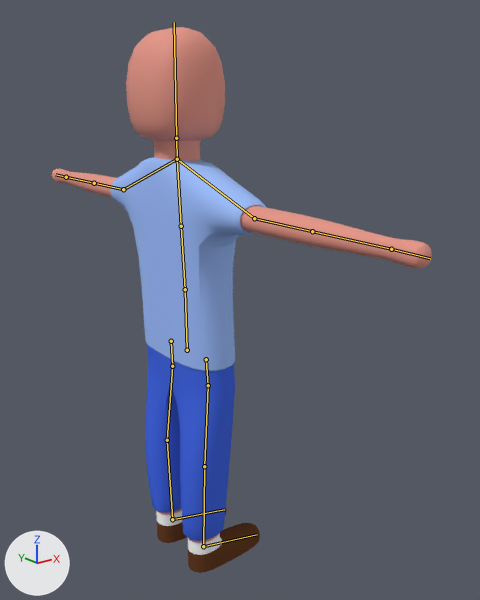
A saved change to the Blender file Assets/Blender projects/PlayerModel.blend.
Both versions are drawn from a 50 mm camera at (-17.9, -27.2, 25.1) aimed at (3.9, 0.1, 14.2). Arrows for +X, +Y and +Z are at lower left; the lights stay in place. The bones that bend it are drawn over the model as lines.

Names of what the first picture shows: 'PlayerModel'.
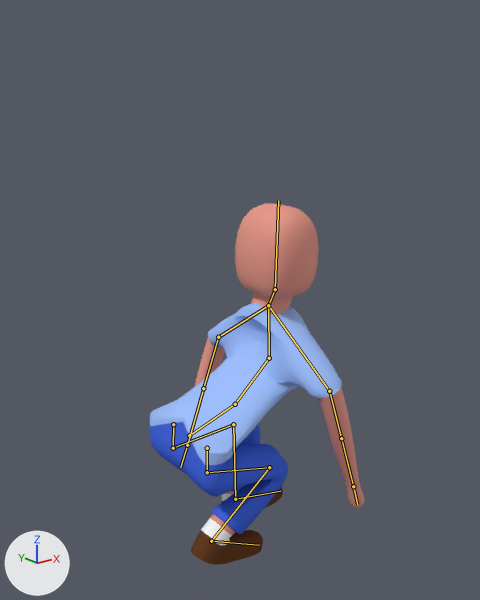
The newer file adds an action. The first version stands in its rest pose; the second is drawn at frame 21 of the action 'CrouchBackward'.

The change, as a list of edits to the scene's bpy script:
```text
Change bone_pelvis:
    where bone_pelvis = bpy.data.objects['Armature.001'].pose.bones['Pelvis']
    bone_pelvis.location: (0.0, 0.0, 0.0) -> (-0.11, -5.03, 0.03)
    bone_pelvis.rotation_quaternion: (1.0, 0.0, 0.0, 0.0) -> (0.793, 0.0, -0.004, -0.609)  # degrees (0, 0, 0) -> degrees (0, 0, -75)
Change bone_spine:
    where bone_spine = bpy.data.objects['Armature.001'].pose.bones['Spine']  # child of 'Pelvis'
    bone_spine.rotation_quaternion: (1.0, 0.0, 0.0, 0.0) -> (0.976, 0.009, 0.002, 0.216)  # degrees (0, 0, 0) -> degrees (1, 0, 25)
Change bone_chest:
    where bone_chest = bpy.data.objects['Armature.001'].pose.bones['Chest']  # child of 'Spine'
    bone_chest.rotation_quaternion: (1.0, 0.0, 0.0, 0.0) -> (0.906, 0.0, 0.007, 0.423)  # degrees (0, 0, 0) -> degrees (0, 1, 50)
Change bone_neck:
    where bone_neck = bpy.data.objects['Armature.001'].pose.bones['Neck']  # child of 'Chest'
    bone_neck.rotation_quaternion: (1.0, 0.0, 0.0, 0.0) -> (0.966, 0.0, -0.005, -0.259)  # degrees (0, 0, 0) -> degrees (0, 0, -30)
Change bone_head:
    where bone_head = bpy.data.objects['Armature.001'].pose.bones['Head']  # child of 'Neck'
    bone_head.rotation_quaternion: (1.0, 0.0, 0.0, 0.0) -> (0.966, 0.0, 0.005, 0.259)  # degrees (0, 0, 0) -> degrees (0, 1, 30)
Change bone_shoulder_r:
    where bone_shoulder_r = bpy.data.objects['Armature.001'].pose.bones['Shoulder.R']  # child of 'Chest'
    bone_shoulder_r.rotation_quaternion: (1.0, 0.0, 0.0, 0.0) -> (0.991, 0.13, 0.003, 0.003)  # degrees (0, 0, 0) -> degrees (15, 0, 0)
Change bone_upperarm_r:
    where bone_upperarm_r = bpy.data.objects['Armature.001'].pose.bones['Upperarm.R']  # child of 'Shoulder.R'
    bone_upperarm_r.location: (0.0, 0.0, 0.0) -> (0.0, 0.0, -0.02)
    bone_upperarm_r.rotation_quaternion: (1.0, 0.0, 0.0, 0.0) -> (0.782, 0.602, 0.101, -0.126)  # degrees (0, 0, 0) -> degrees (74, 18, -5)
Change bone_shoulder_l:
    where bone_shoulder_l = bpy.data.objects['Armature.001'].pose.bones['Shoulder.L']  # child of 'Chest'
    bone_shoulder_l.rotation_quaternion: (1.0, 0.0, 0.0, 0.0) -> (0.991, -0.13, -0.003, -0.003)  # degrees (0, 0, 0) -> degrees (-15, 0, 0)
Change bone_upperarm_l:
    where bone_upperarm_l = bpy.data.objects['Armature.001'].pose.bones['Upperarm.L']  # child of 'Shoulder.L'
    bone_upperarm_l.location: (0.0, 0.0, 0.0) -> (0.0, 0.0, -0.02)
    bone_upperarm_l.rotation_quaternion: (1.0, 0.0, 0.0, 0.0) -> (0.781, -0.603, 0.11, 0.119)  # degrees (0, 0, 0) -> degrees (-75, 18, 3)
Change bone_hip_r:
    where bone_hip_r = bpy.data.objects['Armature.001'].pose.bones['Hip.R']  # child of 'Pelvis'
    bone_hip_r.location: (0.0, 0.0, 0.0) -> (0.01, 0.02, 0.0)
    bone_hip_r.rotation_quaternion: (1.0, 0.0, 0.0, 0.0) -> (0.819, 0.0, 0.0, -0.574)  # degrees (0, 0, 0) -> degrees (0, 0, -70)
Change bone_upperleg_r:
    where bone_upperleg_r = bpy.data.objects['Armature.001'].pose.bones['Upperleg.R']  # child of 'Hip.R'
    bone_upperleg_r.rotation_quaternion: (1.0, 0.0, 0.0, 0.0) -> (0.739, -0.002, 0.025, -0.666)  # degrees (0, 0, 0) -> degrees (-2, 2, -84)
Change bone_lowerleg_r:
    where bone_lowerleg_r = bpy.data.objects['Armature.001'].pose.bones['Lowerleg.R']  # child of 'Upperleg.R'
    bone_lowerleg_r.location: (0.0, 0.0, 0.0) -> (-1.43, 0.85, -0.04)
    bone_lowerleg_r.rotation_quaternion: (1.0, 0.0, 0.0, 0.0) -> (0.405, -0.003, 0.034, 0.906)  # degrees (0, 0, 0) -> degrees (3, 2, 132)
Change bone_foot_r:
    where bone_foot_r = bpy.data.objects['Armature.001'].pose.bones['Foot.R']  # child of 'Lowerleg.R'
    bone_foot_r.rotation_quaternion: (1.0, 0.0, 0.0, 0.0) -> (0.939, -0.002, 0.0, -0.325)  # degrees (0, 0, 0) -> degrees (0, 0, -38)
Change bone_hip_l:
    where bone_hip_l = bpy.data.objects['Armature.001'].pose.bones['Hip.L']  # child of 'Pelvis'
    bone_hip_l.location: (0.0, 0.0, 0.0) -> (-0.01, -0.02, 0.0)
    bone_hip_l.rotation_quaternion: (1.0, 0.0, 0.0, 0.0) -> (0.819, -0.001, -0.009, -0.574)  # degrees (0, 0, 0) -> degrees (1, -1, -70)
Change bone_upperleg_l:
    where bone_upperleg_l = bpy.data.objects['Armature.001'].pose.bones['Upperleg.L']  # child of 'Hip.L'
    bone_upperleg_l.rotation_quaternion: (1.0, 0.0, 0.0, 0.0) -> (0.641, 0.002, -0.028, -0.762)  # degrees (0, 0, 0) -> degrees (3, -2, -100)
Change bone_lowerleg_l:
    where bone_lowerleg_l = bpy.data.objects['Armature.001'].pose.bones['Lowerleg.L']  # child of 'Upperleg.L'
    bone_lowerleg_l.location: (0.0, 0.0, 0.0) -> (0.62, -1.54, -0.07)
    bone_lowerleg_l.rotation_quaternion: (1.0, 0.0, 0.0, 0.0) -> (0.64, -0.001, -0.032, 0.702)  # degrees (0, 0, 0) -> degrees (-3, -3, 95)
```

Boxes [x1, y1, x2, y2] around the edits, measured in the pictures (480 x 600 px):
'PlayerModel', posed (43% narrower, 34% shorter)
    before: [52, 27, 432, 573]
    after: [150, 203, 365, 565]
bone 'Pelvis', root to tip
    before: (187, 350) to (185, 289)
    after: (189, 435) to (235, 404)
bone 'Spine', root to tip
    before: (185, 289) to (181, 226)
    after: (235, 404) to (269, 358)
bone 'Chest', root to tip
    before: (181, 226) to (177, 159)
    after: (269, 358) to (268, 305)
bone 'Neck', root to tip
    before: (177, 159) to (176, 138)
    after: (268, 305) to (275, 289)
bone 'Head', root to tip
    before: (176, 138) to (174, 22)
    after: (275, 289) to (278, 200)
bone 'Shoulder.R', root to tip
    before: (177, 159) to (254, 218)
    after: (268, 305) to (329, 391)
bone 'Upperarm.R', root to tip
    before: (254, 218) to (312, 231)
    after: (329, 391) to (341, 438)
bone 'Shoulder.L', root to tip
    before: (177, 159) to (123, 189)
    after: (268, 305) to (218, 337)
bone 'Upperarm.L', root to tip
    before: (123, 189) to (94, 183)
    after: (218, 337) to (203, 388)
bone 'Hip.R', root to tip
    before: (206, 359) to (208, 385)
    after: (207, 448) to (207, 472)
bone 'Upperleg.R', root to tip
    before: (208, 385) to (204, 466)
    after: (207, 472) to (269, 467)
bone 'Lowerleg.R', root to tip
    before: (204, 466) to (203, 546)
    after: (269, 467) to (211, 541)
bone 'Foot.R', root to tip
    before: (203, 546) to (257, 534)
    after: (211, 541) to (259, 545)
bone 'Hip.L', root to tip
    before: (171, 341) to (172, 366)
    after: (173, 424) to (173, 448)
bone 'Upperleg.L', root to tip
    before: (172, 366) to (167, 440)
    after: (173, 448) to (233, 424)
bone 'Lowerleg.L', root to tip
    before: (167, 440) to (172, 519)
    after: (233, 424) to (235, 499)
